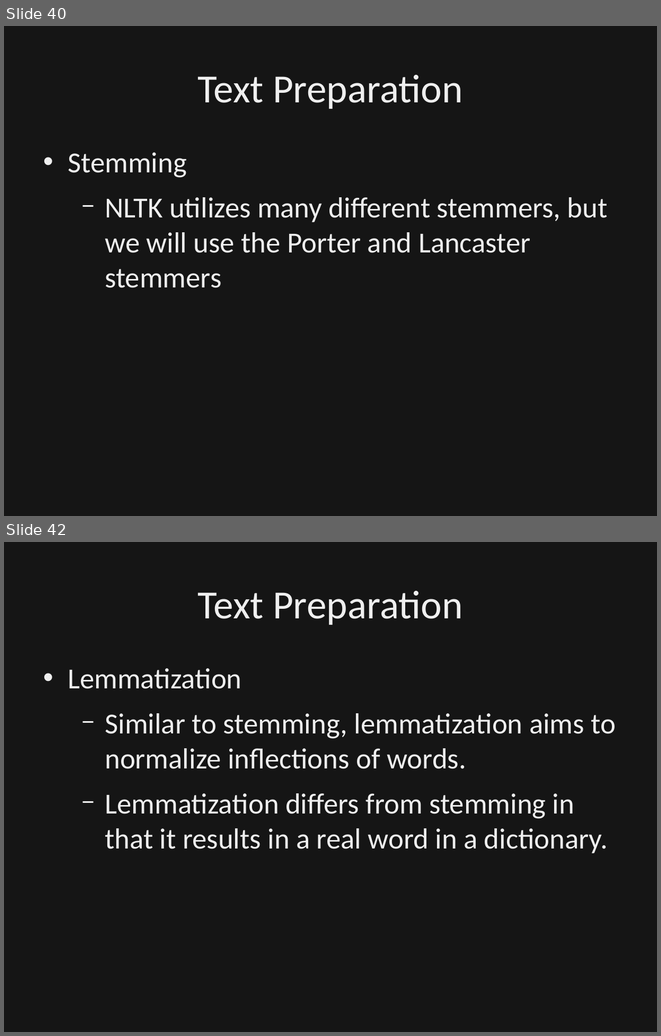
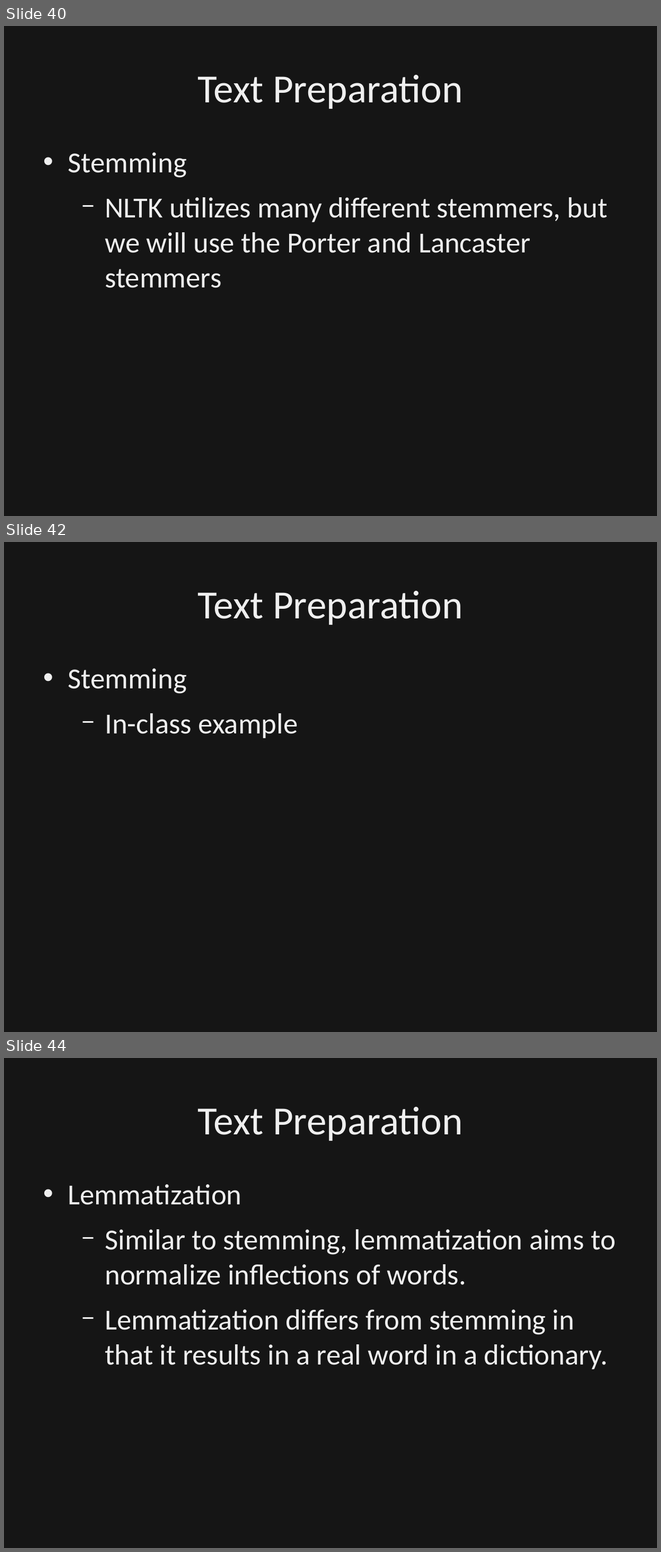
Before and after one commit to dbowmans46/PracticalProgramming, a slide deck: Session 7 - Python/Instructional Material/Session 7 - Python Brief Intro to NLP.odp. Shown one above the other, each under a label of ours: slides 40 and 42 before the commit, slides 40, 42 and 44 after it; the slides between them are not shown. The pictures are 661x1036 and 661x1552 pixels, drawn with LibreOffice and Linux fonts; fonts in the diff are those of the drawing; background and template pictures are left out; a plain dark background stands for a picture behind light text. Boxes give left, top, right and bottom in pixels: in the first picture for what was removed or moved away, otherwise in the second. Text is boxed around its words. In the diff, an @@ line names an element or a change of style, - is before the commit and + after.

```diff
--- a/Session 7 - Python/Instructional Material/Session 7 - Python Brief Intro to NLP.odp
+++ b/Session 7 - Python/Instructional Material/Session 7 - Python Brief Intro to NLP.odp
@@ slide 42 added at bbox=[4, 542, 657, 1032], background picture (left out) @@
@@ rectangle added at bbox=[4, 542, 657, 1032], fill #000000 at 50% opacity, outline #000000 0 pt @@
@@ title added at bbox=[198, 591, 462, 625], 44 pt, text #EFEFEF @@
+Text Preparation
@@ text added at bbox=[68, 668, 298, 738], 32 pt, text #EFEFEF @@
+• Stemming
+  − In-class example
@@ what was slide 42 is now slide 44 @@
```
Also in this commit, not shown: 4 slides changed, 1 other slide added, 1 other file.
